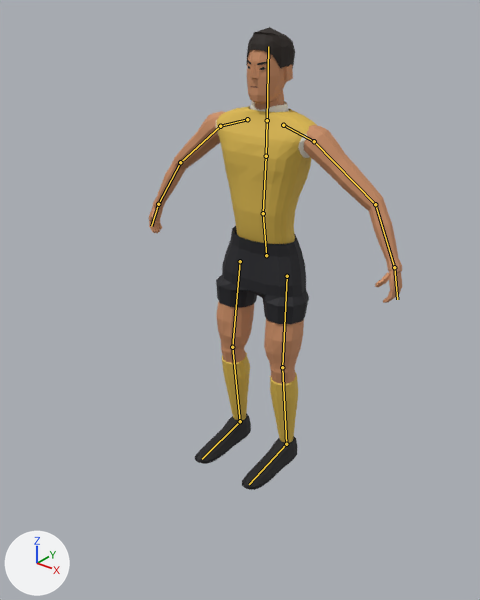
The Blender file assets/blender/7thbuild.blend as it was, and as the next commit left it.
Both versions are drawn from a 50 mm lens placed at (1.78, -2.41, 2.36), pointed at (-0.01, -0.18, 0.98). Every picture has the same lights, and +X, +Y and +Z are marked at lower left. The first picture is the older version. The bones that change, and the others that lie on the model, are drawn over the model as lines.

Objects in the first picture: 'B7_Body', 'B7_Boots', 'B7_Guernsey', 'B7_Hair', 'B7_Shorts'.
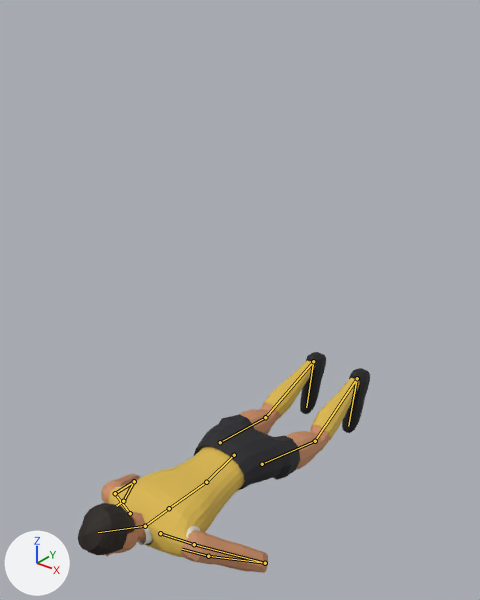
The newer file adds an action. The first version stands in its rest pose; the second is drawn at frame 3 of the action 'getup_face_down'.

Location of each change, (x1, y1, x2, y2) in pixels of the pictures (480 x 600 px):
'B7_Body', posed (46% shorter): before (148, 49, 402, 443); after (102, 361, 360, 573)
'B7_Guernsey', posed (37% wider, 22% shorter): before (216, 101, 316, 244); after (108, 446, 245, 558)
'B7_Shorts', posed (14% wider, 21% shorter): before (216, 226, 309, 324); after (194, 414, 300, 491)
'B7_Boots', posed (31% narrower): before (195, 413, 297, 490); after (300, 352, 370, 433)
'B7_Hair', posed: before (246, 27, 295, 69); after (78, 503, 135, 555)
bone 'pelvis', root to tip: before (266, 255) to (263, 213); after (234, 455) to (206, 482)
bone 'spine1', root to tip: before (263, 213) to (266, 156); after (206, 482) to (169, 508)
bone 'head', root to tip: before (267, 120) to (268, 46); after (145, 526) to (98, 532)
bone 'upperarm.l', root to tip: before (314, 141) to (375, 204); after (194, 544) to (265, 563)
bone 'lowerarm.l', root to tip: before (375, 204) to (394, 267); after (265, 563) to (208, 556)
bone 'upperarm.r', root to tip: before (220, 126) to (180, 162); after (115, 493) to (134, 481)
bone 'lowerarm.r', root to tip: before (180, 162) to (158, 204); after (134, 481) to (123, 501)

The edits, one by one:
Bone 'pelvis' (bone_pelvis) moves from (0.0, 0.0, 0.0) to (0.023, -0.981, 0.454).
Bone 'pelvis' (bone_pelvis) turns from (0, 0, 0) to (86, 1, 1) degrees about its own x, y and z.
Bone 'spine1' (bone_spine1) turns from (0, 0, 0) to (2, 0, 0) degrees about its own x, y and z.
Bone 'head' (bone_head) turns from (0, 0, 0) to (-30, 0, 0) degrees about its own x, y and z.
Bone 'upperarm.l' (bone_upperarm_l) turns from (0, 0, 0) to (32, 3, -12) degrees about its own x, y and z.
Bone 'lowerarm.l' (bone_lowerarm_l) turns from (0, 0, 0) to (69, 65, -85) degrees about its own x, y and z.
Bone 'upperarm.r' (bone_upperarm_r) turns from (0, 0, 0) to (35, -6, 18) degrees about its own x, y and z.
Bone 'lowerarm.r' (bone_lowerarm_r) turns from (0, 0, 0) to (68, -65, 87) degrees about its own x, y and z.
Bone 'iktarget.l' (bone_iktarget_l) moves from (0.0, 0.0, 0.0) to (0.0, 0.76, 0.04).
Bone 'iktarget.l' (bone_iktarget_l) turns from (0, 0, 0) to (70, 0, 0) degrees about its own x, y and z.
Bone 'ikpole.l' (bone_ikpole_l) moves from (0.0, 0.0, 0.0) to (0.0, -1.0, -1.4).
Bone 'iktarget.r' (bone_iktarget_r) moves from (0.0, 0.0, 0.0) to (0.0, 0.76, 0.04).
Bone 'iktarget.r' (bone_iktarget_r) turns from (0, 0, 0) to (70, 0, 0) degrees about its own x, y and z.
Bone 'ikpole.r' (bone_ikpole_r) moves from (0.0, 0.0, 0.0) to (0.0, -1.0, -1.4).
